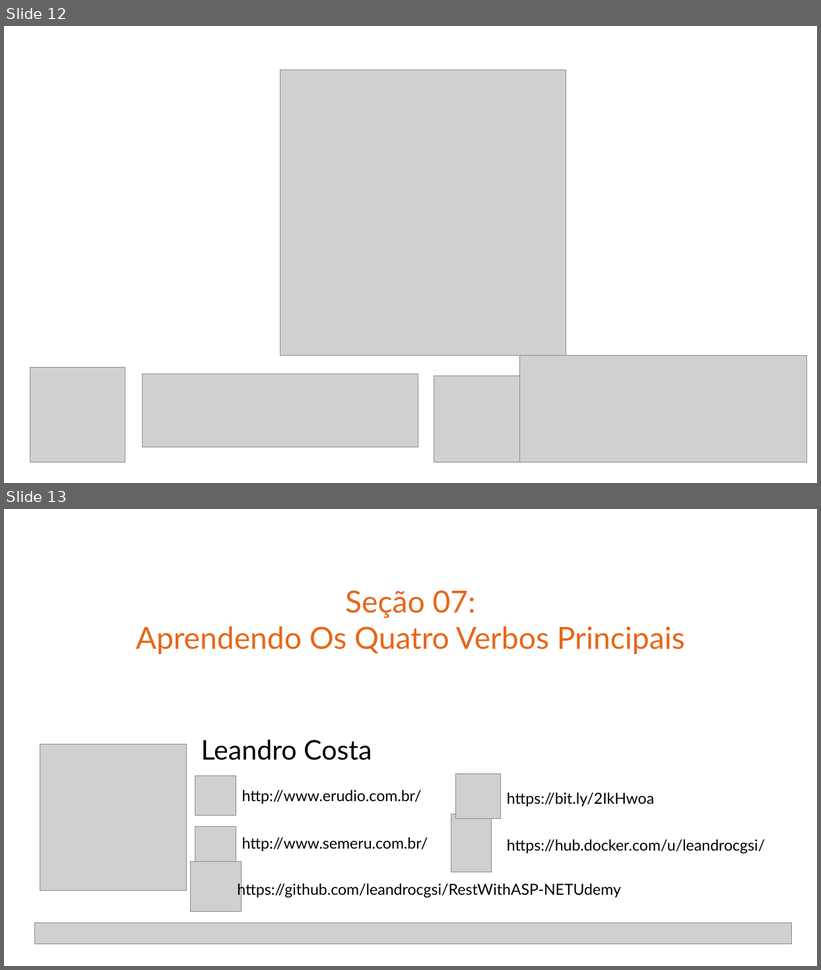
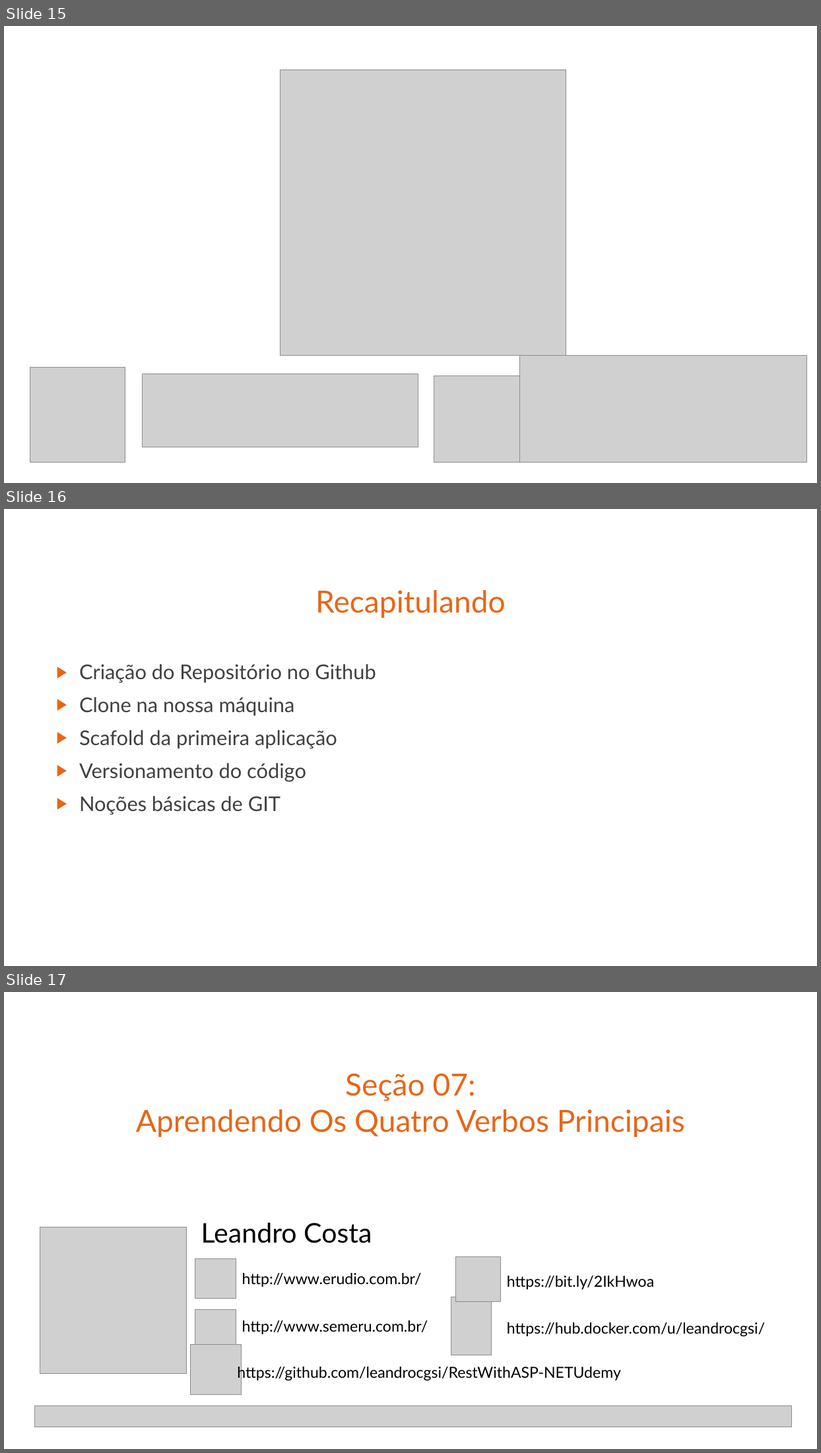
Before and after one commit to leandrocgsi/RestWithASP-NETUdemy, a slide deck: Documents/Building Modern RESTFul API's With ASP.NET Core - Architectural Overview.pptx. Shown one above the other, each under a label of ours: slides 12 and 13 before the commit, slides 15, 16 and 17 after it. The pictures are 821x970 and 821x1453 pixels, drawn with LibreOffice and Linux fonts; fonts in the diff are those of the drawing; grey boxes stand for pictures. Boxes give left, top, right and bottom in pixels: in the first picture for what was removed or moved away, otherwise in the second. Text is boxed around its words. In the diff, an @@ line names an element or a change of style, - is before the commit and + after.

```diff
--- a/Documents/Building Modern RESTFul API's With ASP.NET Core - Architectural Overview.pptx
+++ b/Documents/Building Modern RESTFul API's With ASP.NET Core - Architectural Overview.pptx
@@ slide 16 added at [4, 509, 817, 966], background #FFFFFF @@
@@ title added at [316, 590, 506, 618], 36 pt, text #E76618 @@
+Recapitulando
@@ text added at [79, 664, 376, 815], 24 pt, text #404040 @@
+▶ Criação do Repositório no Github
+▶ Clone na nossa máquina
+▶ Scafold da primeira aplicação
+▶ Versionamento do código
+▶ Noções básicas de GIT
@@ what was slide 12 is now slide 15 @@
@@ what was slide 13 is now slide 17 @@
```
Also in this commit, not shown: 3 other slides added.
